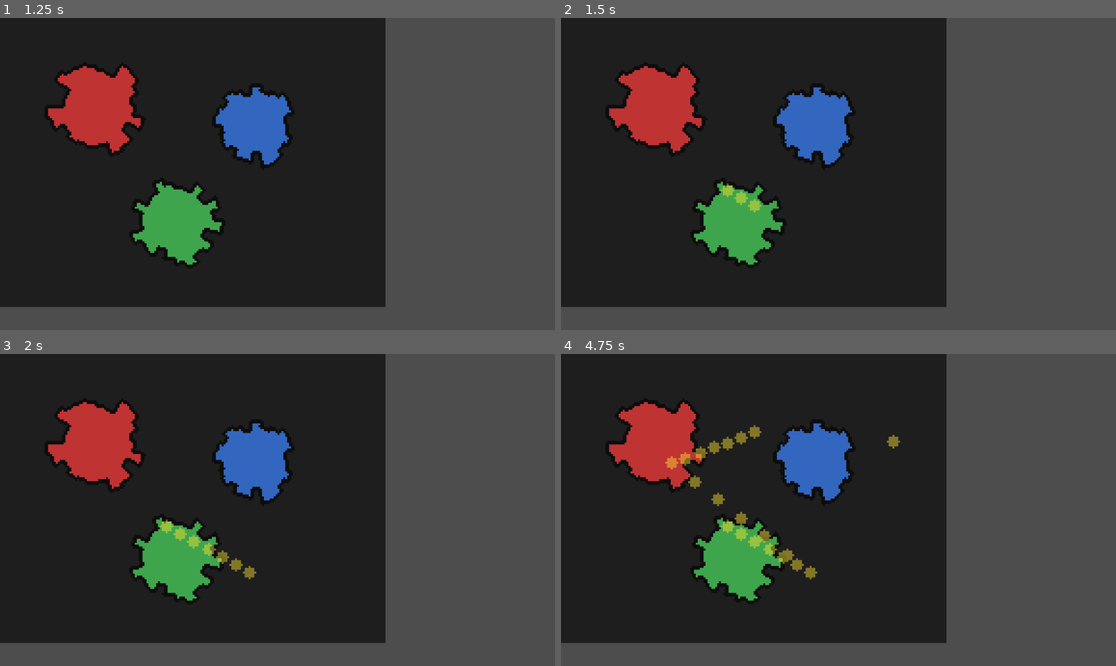
Above: before the commit, frames 1-4 (two rows, left to right).
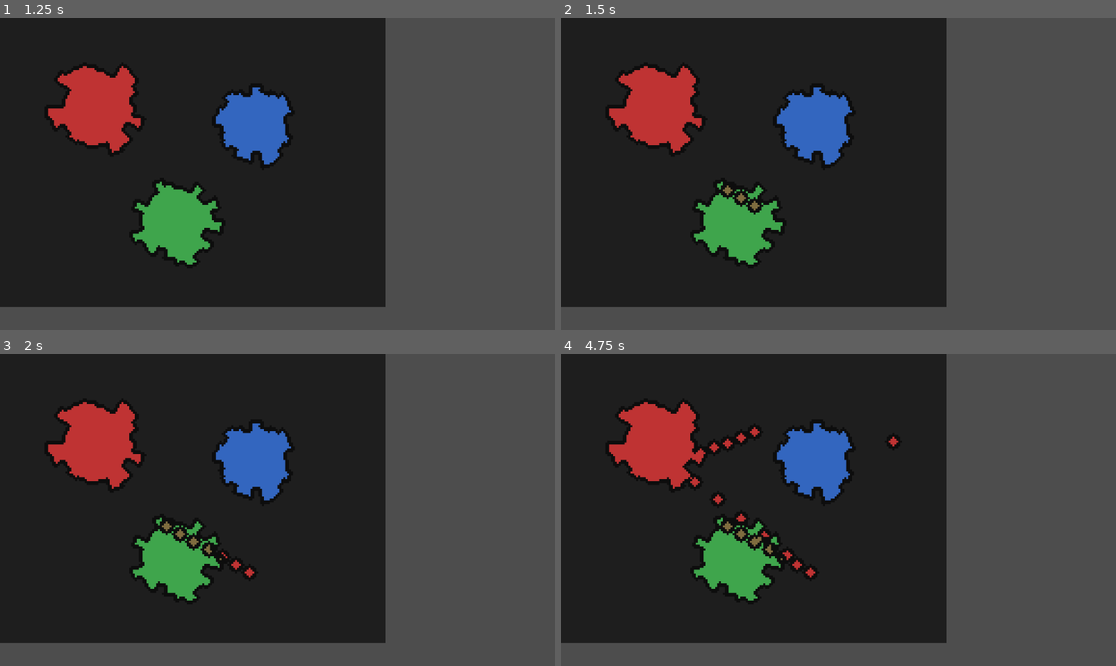
Above: after the commit, the same moments.

Repository: supa-bit/Facsimilia
Game: Godot game, scene res://scenes/Main.tscn
The game is run twice, just before and just after one commit, with the same random seed, the same clock (stepped at 60 frames per second) and the same inputs.
Inputs (mouse positions are in pixels of both pictures, inside the frame that each line leads up to):
- Up to frame 1 (1.25 s): tap Enter at 0.5 s; move the mouse to (399, 158) at 0.52 s; click (399, 158) at 0.67 s
- Up to frame 2 (1.5 s): tap Space at 1.25 s; drag from (727, 189) to (810, 236) at 1.27 s
- Up to frame 3 (2 s): no input
- Up to frame 4 (4.75 s): tap Enter at 2, 3.5 s; move the mouse to (894, 441) at 2.02 s; click (894, 441) at 2.17 s; tap Space at 2.75, 4.25 s; drag from (810, 572) to (672, 463) at 2.77 s; move the mouse to (1005, 556) at 3.52 s; click (1005, 556) at 3.67 s; drag from (672, 463) to (755, 432) at 4.27 s

Frame 1 is identical in both runs. In frame 2, 0.3% of the frame differs, in the area x 28-37%, y 53-64%; in frame 3, 0.6%; in frame 4, 1.5%, in the area x 18-62%, y 22-73%.

Commit message:
Add dynasty/succession system: characters, marriage, heirs, death
Standalone data/logic layer, not yet wired to the map's territory -
that link is the next layer. CharacterRegistry owns all Character/
Dynasty/Realm objects and is the only thing that creates, links, or
kills them. Implements two succession laws (plain primogeniture,
male-preference primogeniture) and the "jump into your heir when the
ruler dies" transition via handle_ruler_death(). Headless test proves
both laws pick the correct heir and that a childless ruler produces a
succession crisis instead of a fabricated one.

Also rewrote the map's paint-to-negotiate visualization: proposed
territory now blends the two real faction colors directly instead of
a flat color tint, and claiming unclaimed land paints it solid.

Co-Authored-By: Claude Sonnet 5 <noreply@anthropic.com>

Diff:
--- a/project.godot
+++ b/project.godot
@@ -1,6 +1,10 @@
 ; Engine configuration file.
 ; It's best edited using the editor UI and not directly,
 ; since the parameters that go here are not all obvious.
+;
+; Format:
+;   [section] ; section goes between []
+;   param=value ; assign values to parameters
 
 config_version=5
 
--- /dev/null
+++ b/scripts/dynasty/character.gd
@@ -0,0 +1,33 @@
+extends RefCounted
+
+# A single person: alive or dead, with the family links succession needs to
+# walk (parents, spouse, children). This is a plain data holder - all the
+# logic that creates, marries, and kills characters lives in
+# character_registry.gd, so a Character never needs a back-reference to
+# the registry that owns it.
+
+var id: int
+var name: String
+var sex: String  # "male" or "female"
+var birth_year: int
+var death_year: int = -1
+var is_alive: bool = true
+var dynasty_id: int = -1
+var father_id: int = -1
+var mother_id: int = -1
+var spouse_id: int = -1
+var children_ids: Array[int] = []
+var traits: Array[String] = []
+
+func _init(p_id: int, p_name: String, p_sex: String, p_birth_year: int,
+		p_dynasty_id: int = -1, p_father_id: int = -1, p_mother_id: int = -1) -> void:
+	id = p_id
+	name = p_name
+	sex = p_sex
+	birth_year = p_birth_year
+	dynasty_id = p_dynasty_id
+	father_id = p_father_id
+	mother_id = p_mother_id
+
+func age_in(year: int) -> int:
+	return year - birth_year
--- /dev/null
+++ b/scripts/dynasty/character_registry.gd
@@ -0,0 +1,99 @@
+extends RefCounted
+
+# Owns every Character/Dynasty/Realm and is the only place that creates,
+# links, or kills them - the data objects themselves stay plain and never
+# reference this registry back.
+
+const Character := preload("res://scripts/dynasty/character.gd")
+const Dynasty := preload("res://scripts/dynasty/dynasty.gd")
+const Realm := preload("res://scripts/dynasty/realm.gd")
+
+var characters: Dictionary = {}  # id -> Character
+var dynasties: Dictionary = {}   # id -> Dynasty
+var realms: Dictionary = {}      # id -> Realm
+
+var _next_character_id := 1
+var _next_dynasty_id := 1
+var _next_realm_id := 1
+
+func create_dynasty(name: String, founder: Character) -> Dynasty:
+	var dynasty := Dynasty.new(_next_dynasty_id, name, founder.id)
+	_next_dynasty_id += 1
+	dynasties[dynasty.id] = dynasty
+	founder.dynasty_id = dynasty.id
+	return dynasty
+
+func create_character(name: String, sex: String, birth_year: int,
+		dynasty_id: int = -1, father_id: int = -1, mother_id: int = -1) -> Character:
+	var c := Character.new(_next_character_id, name, sex, birth_year, dynasty_id, father_id, mother_id)
+	_next_character_id += 1
+	characters[c.id] = c
+	if dynasty_id != -1 and dynasties.has(dynasty_id):
+		dynasties[dynasty_id].member_ids.append(c.id)
+	if father_id != -1 and characters.has(father_id):
+		characters[father_id].children_ids.append(c.id)
+	if mother_id != -1 and characters.has(mother_id):
+		characters[mother_id].children_ids.append(c.id)
+	return c
+
+func create_realm(name: String, ruler: Character, succession_law: int) -> Realm:
+	var r := Realm.new(_next_realm_id, name, ruler.id, succession_law)
+	_next_realm_id += 1
+	realms[r.id] = r
+	return r
+
+func marry(a: Character, b: Character) -> void:
+	a.spouse_id = b.id
+	b.spouse_id = a.id
+
+func have_child(mother: Character, father: Character, name: String, sex: String, birth_year: int) -> Character:
+	return create_character(name, sex, birth_year, father.dynasty_id, father.id, mother.id)
+
+func kill(character: Character, death_year: int) -> void:
+	character.is_alive = false
+	character.death_year = death_year
+	if character.spouse_id != -1 and characters.has(character.spouse_id):
+		characters[character.spouse_id].spouse_id = -1
+
+func living_children(character: Character) -> Array[Character]:
+	var result: Array[Character] = []
+	for cid in character.children_ids:
+		var c: Character = characters[cid]
+		if c.is_alive:
+			result.append(c)
+	result.sort_custom(func(a, b): return a.birth_year < b.birth_year)
+	return result
+
+# Who inherits realm when its ruler is dead, per the realm's succession
+# law. Only considers the late ruler's direct living children for now -
+# falling back to collateral lines (siblings, cousins) when there are no
+# children is a follow-up, not implemented here. Returns null (a
+# succession crisis) when no eligible heir exists.
+func resolve_heir(realm: Realm) -> Character:
+	var ruler: Character = characters.get(realm.ruler_id)
+	if ruler == null:
+		return null
+	var children := living_children(ruler)
+	match realm.succession_law:
+		Realm.SuccessionLaw.PRIMOGENITURE:
+			return children[0] if children.size() > 0 else null
+		Realm.SuccessionLaw.MALE_PREFERENCE_PRIMOGENITURE:
+			for c in children:
+				if c.sex == "male":
+					return c
+			return children[0] if children.size() > 0 else null
+	return null
+
+# The "jump into your heir" moment: kills the current ruler and, if an
+# heir can be resolved, hands them the realm. Returns the new ruler, or
+# null on a succession crisis (realm.ruler_id is left pointing at the now-
+# dead ruler in that case, since there's no one to hand it to).
+func handle_ruler_death(realm: Realm, death_year: int) -> Character:
+	var ruler: Character = characters.get(realm.ruler_id)
+	if ruler == null or not ruler.is_alive:
+		return null
+	kill(ruler, death_year)
+	var heir := resolve_heir(realm)
+	if heir != null:
+		realm.ruler_id = heir.id
+	return heir
--- /dev/null
+++ b/scripts/dynasty/dynasty.gd
@@ -0,0 +1,17 @@
+extends RefCounted
+
+# A house/bloodline - just an id, a name, and the set of characters who
+# belong to it. Membership is patrilineal by default (a child joins its
+# father's dynasty - see CharacterRegistry.have_child); that's a deliberate
+# early default, not a hard rule, and can grow options later.
+
+var id: int
+var name: String
+var founder_id: int
+var member_ids: Array[int] = []
+
+func _init(p_id: int, p_name: String, p_founder_id: int) -> void:
+	id = p_id
+	name = p_name
+	founder_id = p_founder_id
+	member_ids = [p_founder_id]
--- /dev/null
+++ b/scripts/dynasty/realm.gd
@@ -0,0 +1,21 @@
+extends RefCounted
+
+# A title/realm currently held by whichever character is ruler_id. Not
+# wired to the map's territory grid yet - that link (a realm owning a set
+# of provinces) is the next layer to build on top of this one.
+
+enum SuccessionLaw {
+	PRIMOGENITURE,                  # eldest living child, any gender
+	MALE_PREFERENCE_PRIMOGENITURE,  # eldest living son; else eldest living daughter
+}
+
+var id: int
+var name: String
+var ruler_id: int
+var succession_law: int
+
+func _init(p_id: int, p_name: String, p_ruler_id: int, p_succession_law: int) -> void:
+	id = p_id
+	name = p_name
+	ruler_id = p_ruler_id
+	succession_law = p_succession_law
--- /dev/null
+++ b/scripts/tests/test_dynasty.gd
@@ -0,0 +1,50 @@
+extends SceneTree
+
+const CharacterRegistry := preload("res://scripts/dynasty/character_registry.gd")
+const Realm := preload("res://scripts/dynasty/realm.gd")
+
+func _init() -> void:
+	var reg := CharacterRegistry.new()
+
+	# Male-preference primogeniture: younger son should beat older daughter.
+	var founder := reg.create_character("Aldric", "male", 1050)
+	var dynasty := reg.create_dynasty("House Aldric", founder)
+	var spouse := reg.create_character("Elira", "female", 1052)
+	reg.marry(founder, spouse)
+	var daughter := reg.have_child(spouse, founder, "Beatrix", "female", 1072)
+	var son := reg.have_child(spouse, founder, "Cedric", "male", 1075)
+
+	assert(founder.dynasty_id == dynasty.id)
+	assert(daughter.father_id == founder.id and daughter.mother_id == spouse.id)
+
+	var realm_male_pref := reg.create_realm("Aldric Realm", founder, Realm.SuccessionLaw.MALE_PREFERENCE_PRIMOGENITURE)
+	var heir := reg.handle_ruler_death(realm_male_pref, 1090)
+	assert(heir != null)
+	assert(heir.id == son.id)
+	assert(not founder.is_alive)
+	assert(realm_male_pref.ruler_id == son.id)
+
+	# Plain primogeniture: eldest child wins regardless of gender.
+	var founder2 := reg.create_character("Osric", "male", 1040)
+	reg.create_dynasty("House Osric", founder2)
+	var spouse2 := reg.create_character("Mira", "female", 1043)
+	reg.marry(founder2, spouse2)
+	var eldest_daughter := reg.have_child(spouse2, founder2, "Nadia", "female", 1065)
+	reg.have_child(spouse2, founder2, "Talon", "male", 1068)
+
+	var realm_primo := reg.create_realm("Osric Realm", founder2, Realm.SuccessionLaw.PRIMOGENITURE)
+	var heir2 := reg.handle_ruler_death(realm_primo, 1085)
+	assert(heir2.id == eldest_daughter.id)
+
+	# Succession crisis: no children means no resolvable heir.
+	var lone_ruler := reg.create_character("Ivo", "male", 1030)
+	reg.create_dynasty("House Ivo", lone_ruler)
+	var lonely_realm := reg.create_realm("Ivo Realm", lone_ruler, Realm.SuccessionLaw.PRIMOGENITURE)
+	var heir3 := reg.handle_ruler_death(lonely_realm, 1080)
+	assert(heir3 == null)
+	assert(lonely_realm.ruler_id == lone_ruler.id)
+
+	print("Dynasty tests passed: male-preference picked the son over the elder ",
+		"daughter, plain primogeniture picked the elder daughter, and a childless ",
+		"ruler correctly produced a succession crisis instead of a fake heir.")
+	quit()
--- a/scripts/world/map_view.gd
+++ b/scripts/world/map_view.gd
@@ -6,6 +6,7 @@
 const GRID_HEIGHT := 150
 const CELL_PIXELS := 4  # on-screen scale per grid cell
 const PAINT_RADIUS := 3
+const PAINTING_FACTION := 1  # placeholder for "the player"/initiating faction until selection exists
 
 const FACTION_COLORS := {
 	0: Color(0.12, 0.12, 0.12, 1.0),
@@ -13,17 +14,22 @@
 	2: Color(0.20, 0.40, 0.75, 1.0),
 	3: Color(0.25, 0.65, 0.30, 1.0),
 }
-const SELECTION_COLOR := Color(1.0, 0.9, 0.2, 0.45)
 
 var grid: OwnershipGrid
+# Per-cell proposing faction id (0 = no active proposal). This is a preview
+# layer only - it never mutates grid's real ownership, it just changes how
+# a cell is displayed, so a war/negotiation offer can be seen before it's
+# ever committed.
+var proposal: PackedInt32Array
 var map_sprite: Sprite2D
-var selection_sprite: Sprite2D
-var selection: PackedByteArray
 var painting := false
 
 func _ready() -> void:
 	grid = OwnershipGrid.new(GRID_WIDTH, GRID_HEIGHT)
 	_seed_demo_territories()
+
+	proposal = PackedInt32Array()
+	proposal.resize(GRID_WIDTH * GRID_HEIGHT)
 
 	map_sprite = Sprite2D.new()
 	map_sprite.centered = false
@@ -36,44 +42,40 @@
 	mat.set_shader_parameter("texel_size", Vector2(1.0 / GRID_WIDTH, 1.0 / GRID_HEIGHT))
 	map_sprite.material = mat
 
-	selection = PackedByteArray()
-	selection.resize(GRID_WIDTH * GRID_HEIGHT)
-
-	selection_sprite = Sprite2D.new()
-	selection_sprite.centered = false
-	selection_sprite.scale = Vector2(CELL_PIXELS, CELL_PIXELS)
-	selection_sprite.texture_filter = CanvasItem.TEXTURE_FILTER_NEAREST
-	add_child(selection_sprite)
-
 	_refresh_map_texture()
-	_refresh_selection_texture()
 
 	print("Facsimilia map view ready: ", GRID_WIDTH, "x", GRID_HEIGHT, " cells. ",
-		"Left-drag to paint a proposed border, right-click to clear it.")
+		"Left-drag to propose annexing/settling land as faction ", PAINTING_FACTION,
+		", right-click to clear the proposal.")
 
 func _seed_demo_territories() -> void:
 	grid.fill_blob(50, 45, 24, 1, 1)
 	grid.fill_blob(130, 55, 20, 2, 2)
 	grid.fill_blob(90, 105, 22, 3, 3)
 
+# Contested land (already owned by someone else) shows as a true blend of
+# both factions' real colors - it reads as "this land is disputed between
+# X and Y," not as a generic highlight color. Unclaimed land has nothing to
+# blend with, so a proposal there just paints it solid - that's settlement,
+# not negotiation.
+func _display_color(x: int, y: int) -> Color:
+	var proposer := proposal[y * GRID_WIDTH + x]
+	var current_owner := grid.get_owner(x, y)
+	if proposer == 0:
+		return FACTION_COLORS.get(current_owner, Color.MAGENTA)
+	if current_owner == 0:
+		return FACTION_COLORS.get(proposer, Color.MAGENTA)
+	var owner_color: Color = FACTION_COLORS.get(current_owner, Color.MAGENTA)
+	var proposer_color: Color = FACTION_COLORS.get(proposer, Color.MAGENTA)
+	return owner_color.lerp(proposer_color, 0.5)
+
 func _refresh_map_texture() -> void:
 	var img := Image.create(GRID_WIDTH, GRID_HEIGHT, false, Image.FORMAT_RGBA8)
 	for y in GRID_HEIGHT:
 		for x in GRID_WIDTH:
-			var owner_id := grid.get_owner(x, y)
-			img.set_pixel(x, y, FACTION_COLORS.get(owner_id, Color.MAGENTA))
+			img.set_pixel(x, y, _display_color(x, y))
 	var tex := ImageTexture.create_from_image(img)
 	map_sprite.texture = tex
-
-func _refresh_selection_texture() -> void:
-	var img := Image.create(GRID_WIDTH, GRID_HEIGHT, false, Image.FORMAT_RGBA8)
-	img.fill(Color(0, 0, 0, 0))
-	for y in GRID_HEIGHT:
-		for x in GRID_WIDTH:
-			if selection[y * GRID_WIDTH + x] == 1:
-				img.set_pixel(x, y, SELECTION_COLOR)
-	var tex := ImageTexture.create_from_image(img)
-	selection_sprite.texture = tex
 
 func _unhandled_input(event: InputEvent) -> void:
 	if event is InputEventMouseButton:
@@ -82,8 +84,8 @@
 			if painting:
 				_paint_at(event.position)
 		elif event.button_index == MOUSE_BUTTON_RIGHT and event.pressed:
-			selection.fill(0)
-			_refresh_selection_texture()
+			proposal.fill(0)
+			_refresh_map_texture()
 	elif event is InputEventMouseMotion and painting:
 		_paint_at(event.position)
 
@@ -98,5 +100,5 @@
 			if not grid.in_bounds(x, y):
 				continue
 			if Vector2(dx, dy).length() <= PAINT_RADIUS:
-				selection[y * GRID_WIDTH + x] = 1
-	_refresh_selection_texture()
+				proposal[y * GRID_WIDTH + x] = PAINTING_FACTION
+	_refresh_map_texture()
Not shown, added: scripts/tests/test_ownership_grid.gd.uid
Not shown, added: scripts/world/map_view.gd.uid
Not shown, added: scripts/world/ownership_grid.gd.uid
Not shown, added: shaders/border_outline.gdshader.uid
